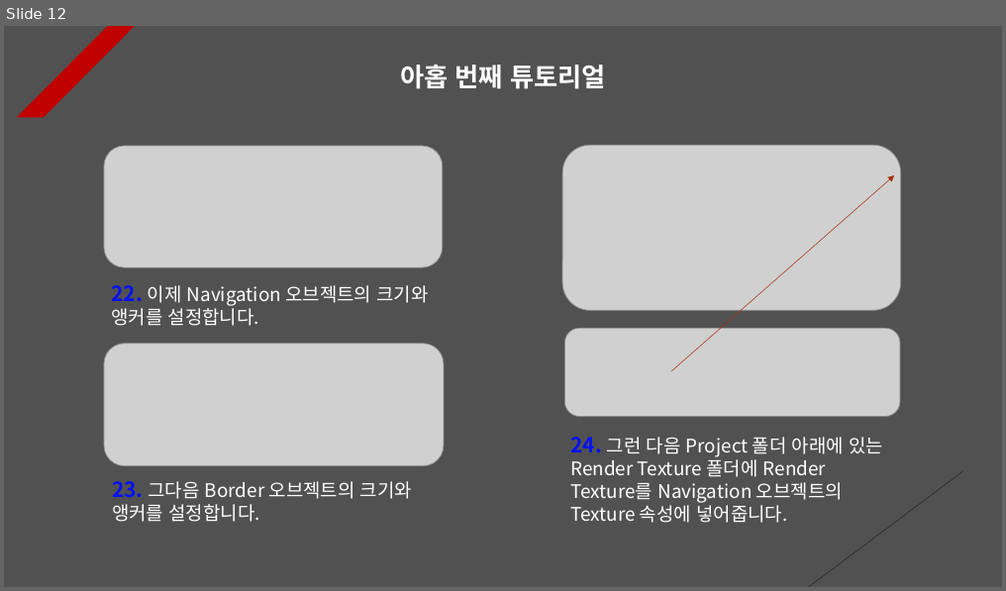
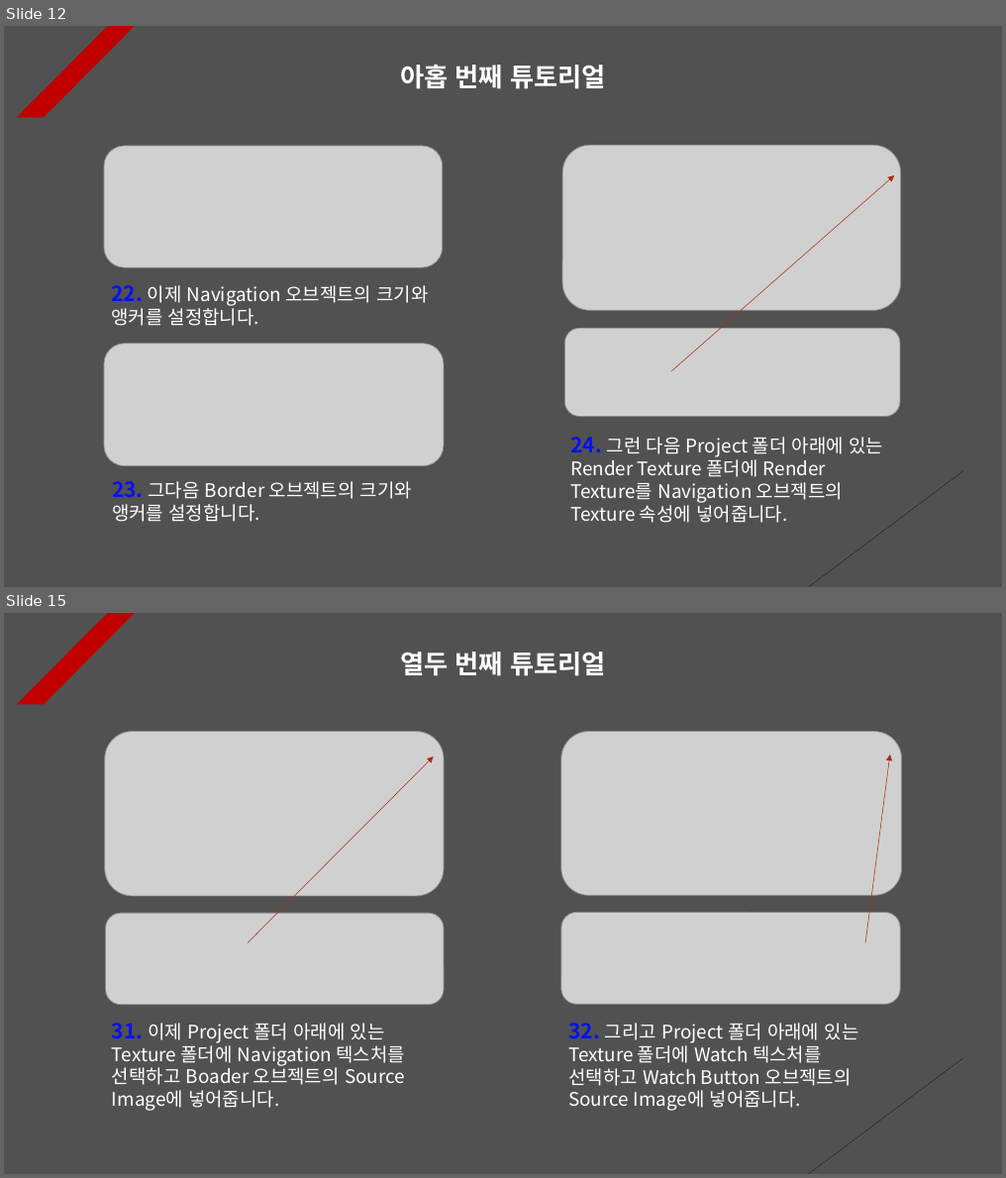
Before and after one commit to Unity2033/3D-UnityEngine, a slide deck: Assets/Class/Rotation/PPT Data/Rotation Example.pptx. Shown one above the other, each under a label of ours: slide 12 before the commit, slides 12 and 15 after it; the slides between them are not shown. The pictures are 1006x591 and 1006x1178 pixels, drawn with LibreOffice and Linux fonts; fonts in the diff are those of the drawing; grey boxes stand for pictures. Boxes give left, top, right and bottom in pixels: in the first picture for what was removed or moved away, otherwise in the second. Text is boxed around its words. In the diff, an @@ line names an element or a change of style, - is before the commit and + after.

```diff
--- a/Assets/Class/Rotation/PPT Data/Rotation Example.pptx
+++ b/Assets/Class/Rotation/PPT Data/Rotation Example.pptx
@@ slide 15 added at bbox=[4, 613, 1002, 1174], background #515151; not listed: 2 template elements that a slide beside it also shows @@
@@ text added at bbox=[400, 652, 605, 676], 25 pt, text #FFFFFF, bold @@
+열두 번째 튜토리얼
@@ picture added at bbox=[105, 731, 445, 896] @@
@@ picture added at bbox=[561, 731, 902, 895] @@
@@ arrow added from (248, 943) to (434, 757), #A5300F 0.5 pt dashed @@
@@ arrow added from (865, 943) to (890, 755), #A5300F 0.5 pt dashed @@
@@ picture added at bbox=[106, 913, 445, 1004] @@
@@ picture added at bbox=[561, 912, 901, 1004] @@
@@ text added at bbox=[112, 1023, 406, 1111], 18 pt, text #FFFFFF @@
+31. 이제 Project 폴더 아래에 있는 Texture 폴더에 Navigation 텍스처를 선택하고 Boader 오브젝트의 Source Image에 넣어줍니다.
@@ text added at bbox=[568, 1023, 859, 1111], 18 pt, text #FFFFFF @@
+32. 그리고 Project 폴더 아래에 있는 Texture 폴더에 Watch 텍스처를 선택하고 Watch Button 오브젝트의 Source Image에 넣어줍니다.
```
Also in this commit, not shown: 3 slides changed, 1 other slide added, 48 other files.
